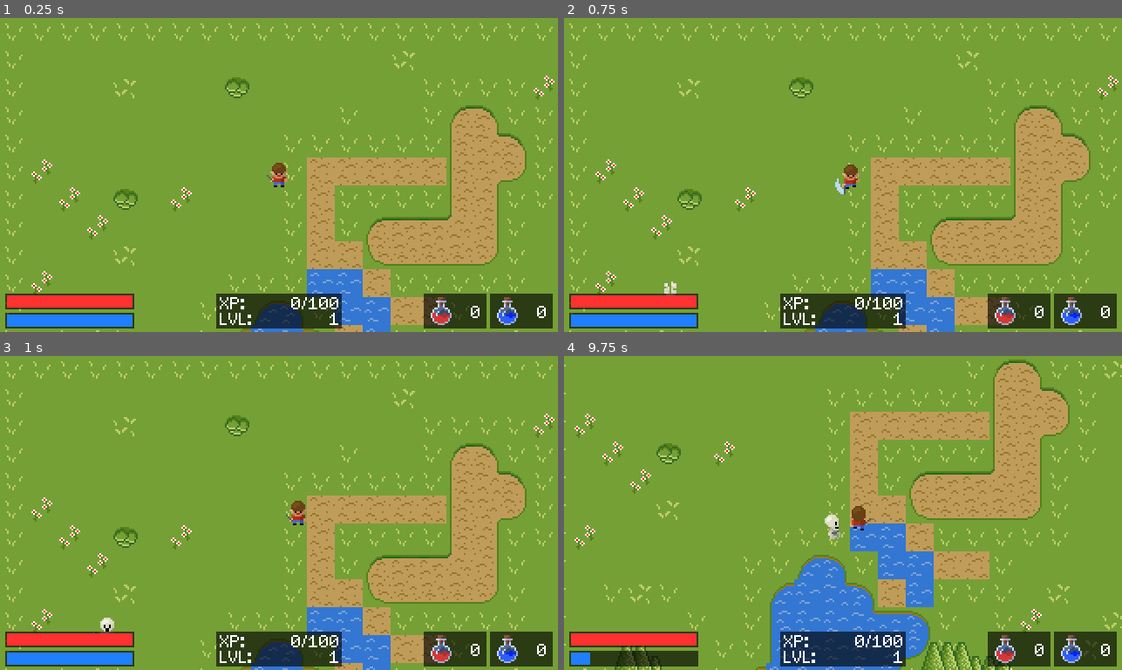
Above: before the commit, frames 1-4 (two rows, left to right).
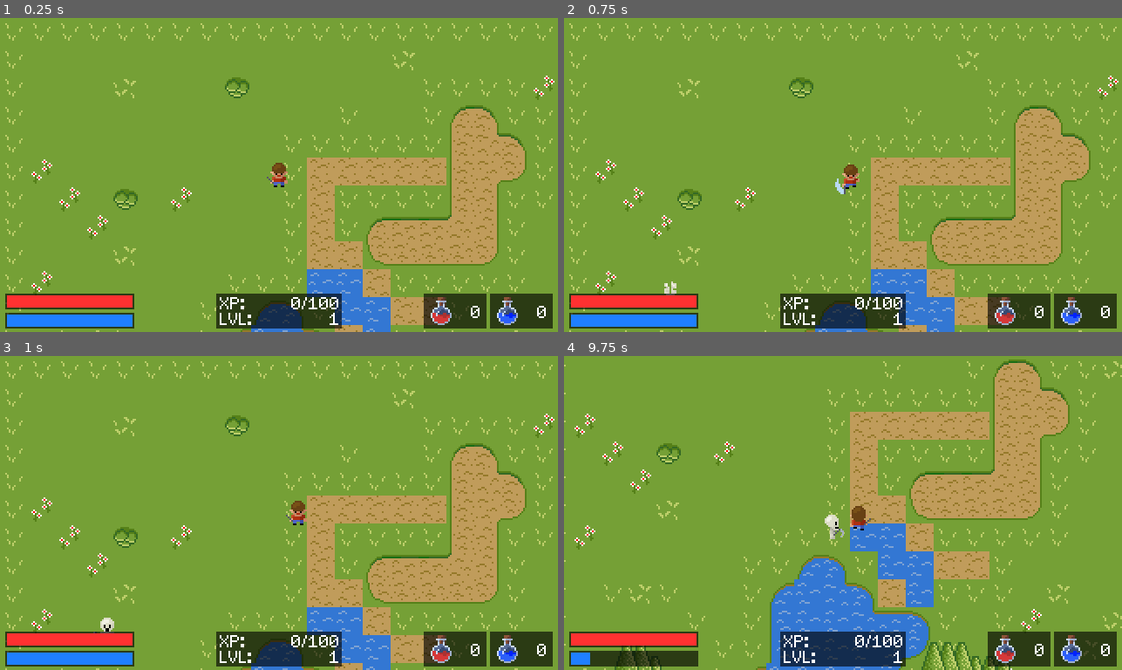
Above: after the commit, the same moments.

Repository: stephenus/SimpleRPG
Game: Godot game, scene res://Scenes/Main.tscn
Same seed, same stepped clock (60 frames per second), same inputs: the game is played once before the commit and once after it.
Inputs:
- Up to frame 1 (0.25 s): no input
- Up to frame 2 (0.75 s): tap Enter at 0.5 s; hold Right (ui_right) from 0.53 s (still down); hold Space (attack) from 0.53 s (still down)
- Up to frame 3 (1 s): keep holding Right (ui_right); keep holding Space (attack)
- Up to frame 4 (9.75 s): release Right (ui_right) at 1.28 s; release Space (attack) at 1.28 s; hold Down (ui_down) 1.28-2.03 s; tap Space (attack) at 1.35, 2.3, 2.85, 4.55, 5.85, 6.8, 7.35, 9.05 s; hold Right (ui_right) 2.03-2.78 s; hold Ctrl (fireball) 2.03-2.78 s; hold Up (ui_up) 2.78-3.53 s; hold Space (attack) 3.53-4.28 s; hold Left (ui_left) 3.53-5.03 s; tap Ctrl (fireball) at 4.35, 8.85 s; hold Down (ui_down) 5.03-5.78 s; hold Space (attack) 5.03-5.78 s; hold Right (ui_right) 5.78-6.53 s; hold Up (ui_up) 6.53-7.28 s; hold Ctrl (fireball) 6.53-7.28 s; hold Right (ui_right) 7.28-8.03 s; hold Down (ui_down) 8.03-8.78 s; hold Space (attack) 8.03-8.78 s; hold Left (ui_left) 8.78-9.53 s; hold Up (ui_up) from 9.53 s (still down); hold Space (attack) from 9.53 s (still down)

The runs differ from the first frame. In frame 1, less than 0.1% of the frame differs, in the area x 47-52%, y 50-53%; in frame 2, nothing differs; in frame 3, nothing differs; in frame 4, less than 0.1%, in the area x 47-51%, y 55-59%.

Commit message:
Added player's death and game over screen

Diff:
--- a/Entities/Player/Player.gd
+++ b/Entities/Player/Player.gd
@@ -93,6 +93,14 @@
 			var animation = get_animation_direction(last_direction) + "_fireball"
 			$Sprite.play(animation)
 
-
 func _on_Sprite_animation_finished() -> void:
 	attack_playing = false
+
+func hit(damage):
+	health -= damage
+	emit_signal("player_stats_changed", self)
+	if health <= 0:
+		set_process(false)
+		$AnimationPlayer.play("GameOver")
+	else:
+		$AnimationPlayer.play("Hit")
--- a/Entities/Skeleton/Skeleton.gd
+++ b/Entities/Skeleton/Skeleton.gd
@@ -15,6 +15,10 @@
 var health = 100
 var health_max = 100
 var health_regeneration = 1
+
+var attack_damage = 10
+var attack_cooldown_time = 1500
+var next_attack_time = 0
 
 func _ready() -> void:
 	player = get_tree().root.get_node("Root/Player")
@@ -68,6 +72,9 @@
 	if not other_animation_playing:
 		animates_monster(direction)
 
+	if direction != Vector2.ZERO:
+		$RayCast2D.cast_to = direction.normalized() * 16
+
 func arise():
 	other_animation_playing = true
 	$AnimatedSprite.play("birth")
@@ -94,3 +101,19 @@
 
 func _process(delta):
 	health = min(health + health_regeneration * delta, health_max)
+
+	var now = OS.get_ticks_msec()
+	if now >= next_attack_time:
+		var target = $RayCast2D.get_collider()
+		if target != null and target.name == "Player" and player.health > 0:
+			other_animation_playing = true
+			var animation = get_animation_direction(last_direction) + "_attack"
+			$AnimatedSprite.play(animation)
+			next_attack_time = now + attack_cooldown_time
+
+
+func _on_AnimatedSprite_frame_changed() -> void:
+	if $AnimatedSprite.animation.ends_with("_attack") and $AnimatedSprite.frame == 1:
+		var target = $RayCast2D.get_collider()
+		if target != null and target.name == "Player" and player.health > 0:
+			player.hit(attack_damage)
--- a/Entities/Skeleton/Skeleton.tscn
+++ b/Entities/Skeleton/Skeleton.tscn
@@ -138,5 +138,10 @@
 
 [node name="AnimationPlayer" type="AnimationPlayer" parent="."]
 anims/Hit = SubResource( 3 )
+
+[node name="RayCast2D" type="RayCast2D" parent="."]
+enabled = true
+cast_to = Vector2( 0, 16 )
 [connection signal="animation_finished" from="AnimatedSprite" to="." method="_on_AnimatedSprite_animation_finished"]
+[connection signal="frame_changed" from="AnimatedSprite" to="." method="_on_AnimatedSprite_frame_changed"]
 [connection signal="timeout" from="Timer" to="." method="_on_Timer_timeout"]
--- a/Scenes/Main.tscn
+++ b/Scenes/Main.tscn
@@ -126,6 +126,36 @@
 [sub_resource type="RectangleShape2D" id=2]
 extents = Vector2( 5, 7 )
 
+[sub_resource type="Animation" id=4]
+resource_name = "GameOver"
+tracks/0/type = "value"
+tracks/0/path = NodePath("../CanvasLayer/GameOver:modulate")
+tracks/0/interp = 1
+tracks/0/loop_wrap = true
+tracks/0/imported = false
+tracks/0/enabled = true
+tracks/0/keys = {
+"times": PoolRealArray( 0, 1 ),
+"transitions": PoolRealArray( 1.31951, 1 ),
+"update": 0,
+"values": [ Color( 1, 1, 1, 0 ), Color( 1, 1, 1, 1 ) ]
+}
+
+[sub_resource type="Animation" id=3]
+resource_name = "Hit"
+tracks/0/type = "value"
+tracks/0/path = NodePath("Sprite:modulate")
+tracks/0/interp = 1
+tracks/0/loop_wrap = true
+tracks/0/imported = false
+tracks/0/enabled = true
+tracks/0/keys = {
+"times": PoolRealArray( 0, 0.2 ),
+"transitions": PoolRealArray( 1, 1 ),
+"update": 1,
+"values": [ Color( 1, 0, 0, 1 ), Color( 1, 1, 1, 1 ) ]
+}
+
 [node name="Root" type="Node"]
 
 [node name="Player" type="KinematicBody2D" parent="."]
@@ -136,7 +166,6 @@
 [node name="Sprite" type="AnimatedSprite" parent="Player"]
 frames = SubResource( 1 )
 animation = "down_idle"
-frame = 1
 playing = true
 
 [node name="CollisionShape2D" type="CollisionShape2D" parent="Player"]
@@ -151,6 +180,10 @@
 [node name="RayCast2D" type="RayCast2D" parent="Player"]
 enabled = true
 cast_to = Vector2( 0, 8 )
+
+[node name="AnimationPlayer" type="AnimationPlayer" parent="Player"]
+anims/GameOver = SubResource( 4 )
+anims/Hit = SubResource( 3 )
 
 [node name="TileMap" type="TileMap" parent="."]
 tile_set = ExtResource( 3 )
@@ -307,8 +340,30 @@
 text = "0"
 align = 2
 
+[node name="GameOver" type="ColorRect" parent="CanvasLayer"]
+modulate = Color( 1, 1, 1, 0 )
+margin_right = 320.0
+margin_bottom = 180.0
+mouse_filter = 2
+color = Color( 0.615686, 0.133333, 0.207843, 1 )
+__meta__ = {
+"_edit_use_anchors_": false
+}
+
+[node name="Label" type="Label" parent="CanvasLayer/GameOver"]
+margin_left = 125.0
+margin_top = 85.0
+margin_right = 195.0
+margin_bottom = 95.0
+custom_fonts/font = ExtResource( 37 )
+text = "GAME OVER"
+align = 1
+__meta__ = {
+"_edit_use_anchors_": false
+}
+
 [node name="SkeletonSpawner" parent="." instance=ExtResource( 39 )]
 start_skeletons = 25
+[connection signal="player_stats_changed" from="Player" to="CanvasLayer/Mana" method="_on_Player_player_stats_changed"]
 [connection signal="player_stats_changed" from="Player" to="CanvasLayer/Health" method="_on_Player_player_stats_changed"]
-[connection signal="player_stats_changed" from="Player" to="CanvasLayer/Mana" method="_on_Player_player_stats_changed"]
 [connection signal="animation_finished" from="Player/Sprite" to="Player" method="_on_Sprite_animation_finished"]
Not shown: 1 places in Scenes/Main.tscn that only renumber resources
